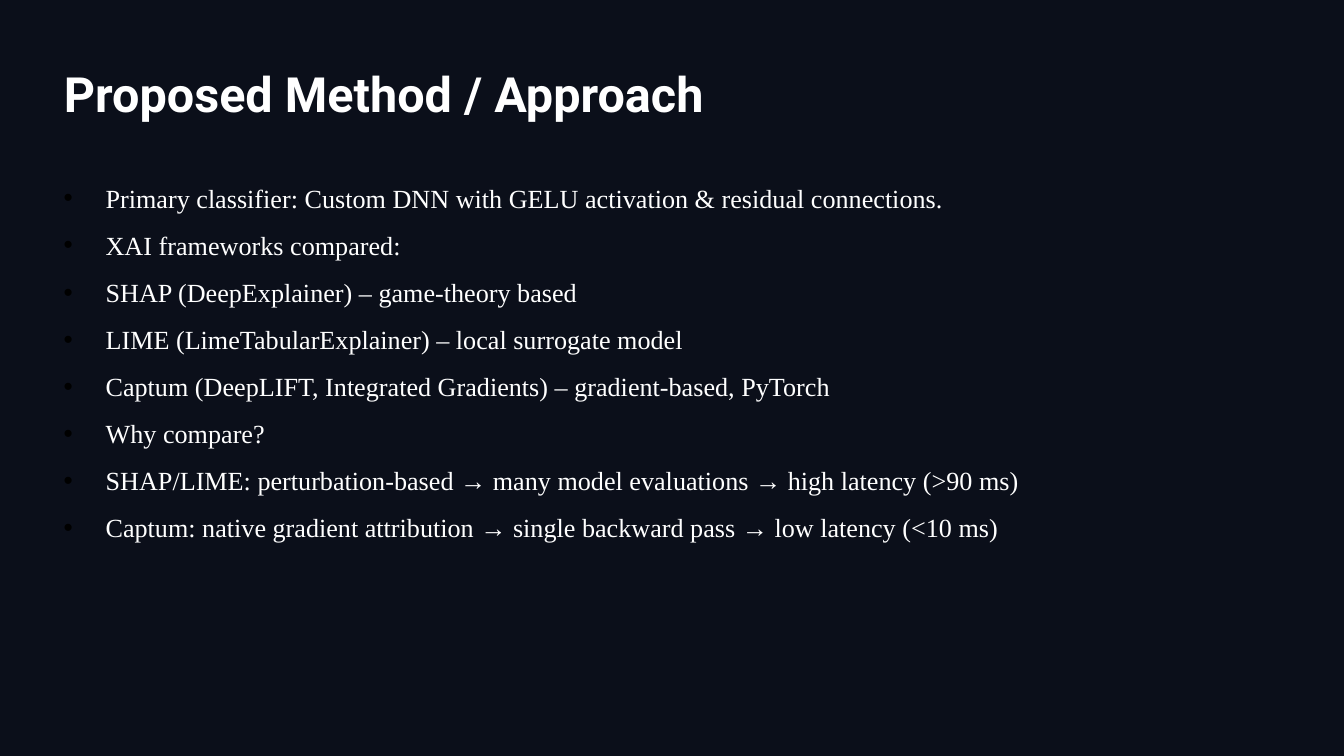
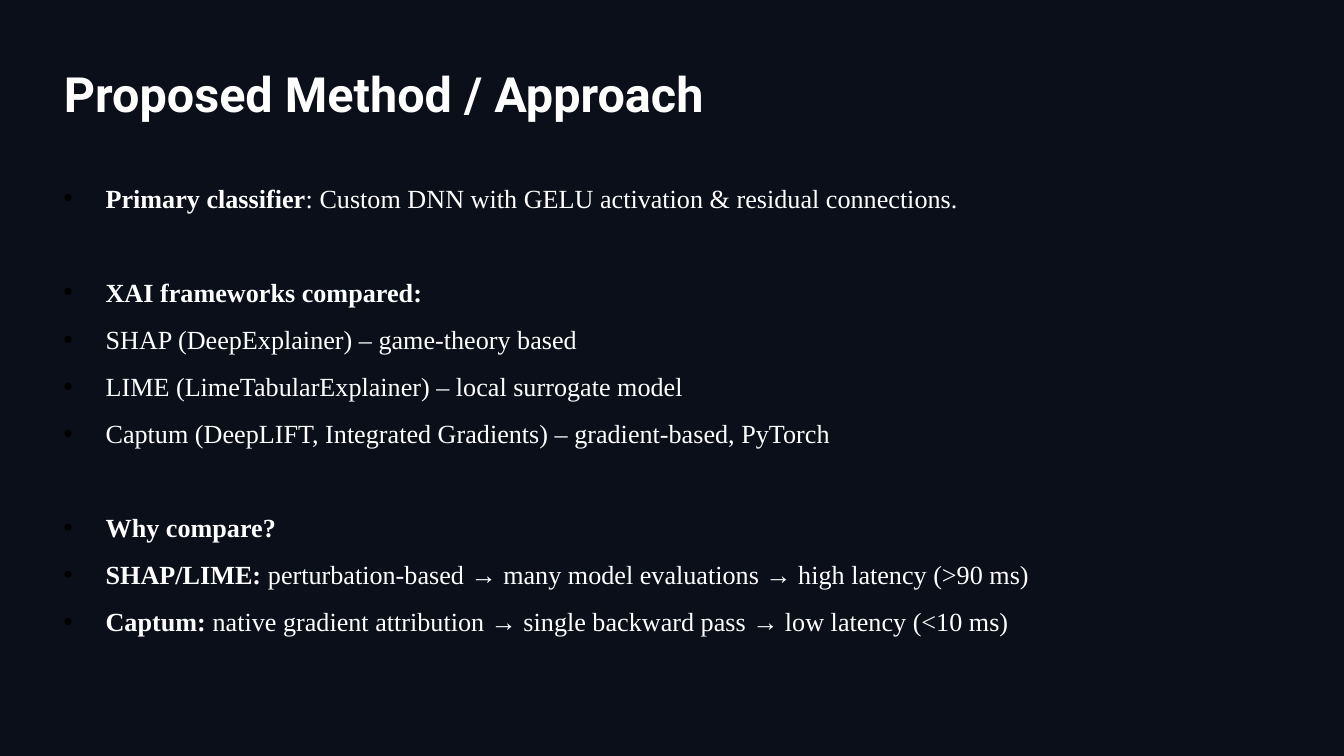
Before and after one commit to Anfal2004/XAI_M2, a slide deck: slide 4 of ST4CS_PPT.pptx. Drawn at 1344x756 pixels with LibreOffice and Linux fonts; fonts in the diff are those of the drawing; background and template pictures are left out. Boxes give left, top, right and bottom in pixels: in the first picture for what was removed or moved away, otherwise in the second. Text is boxed around its words. In the diff, an @@ line names an element or a change of style, - is before the commit and + after.

```diff
--- a/ST4CS_PPT.pptx
+++ b/ST4CS_PPT.pptx
@@ text at [106, 189, 1028, 637]: bold on in "Primary classifier:", "XAI frameworks compared:", "Why compare?", "SHAP/LIME:" and 1 more places @@
```
Also in this commit, not shown: 6 other slides changed, 1 slide removed.
